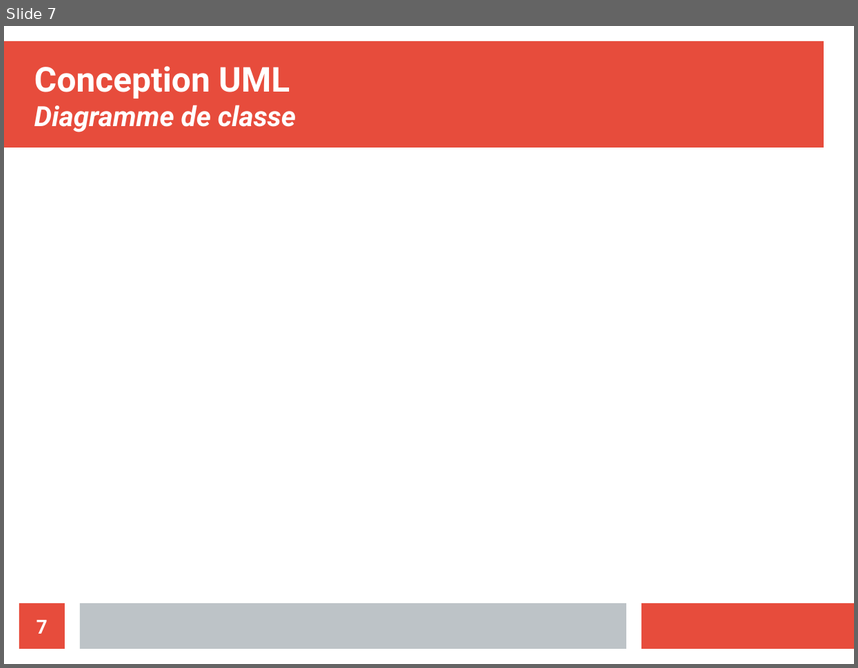
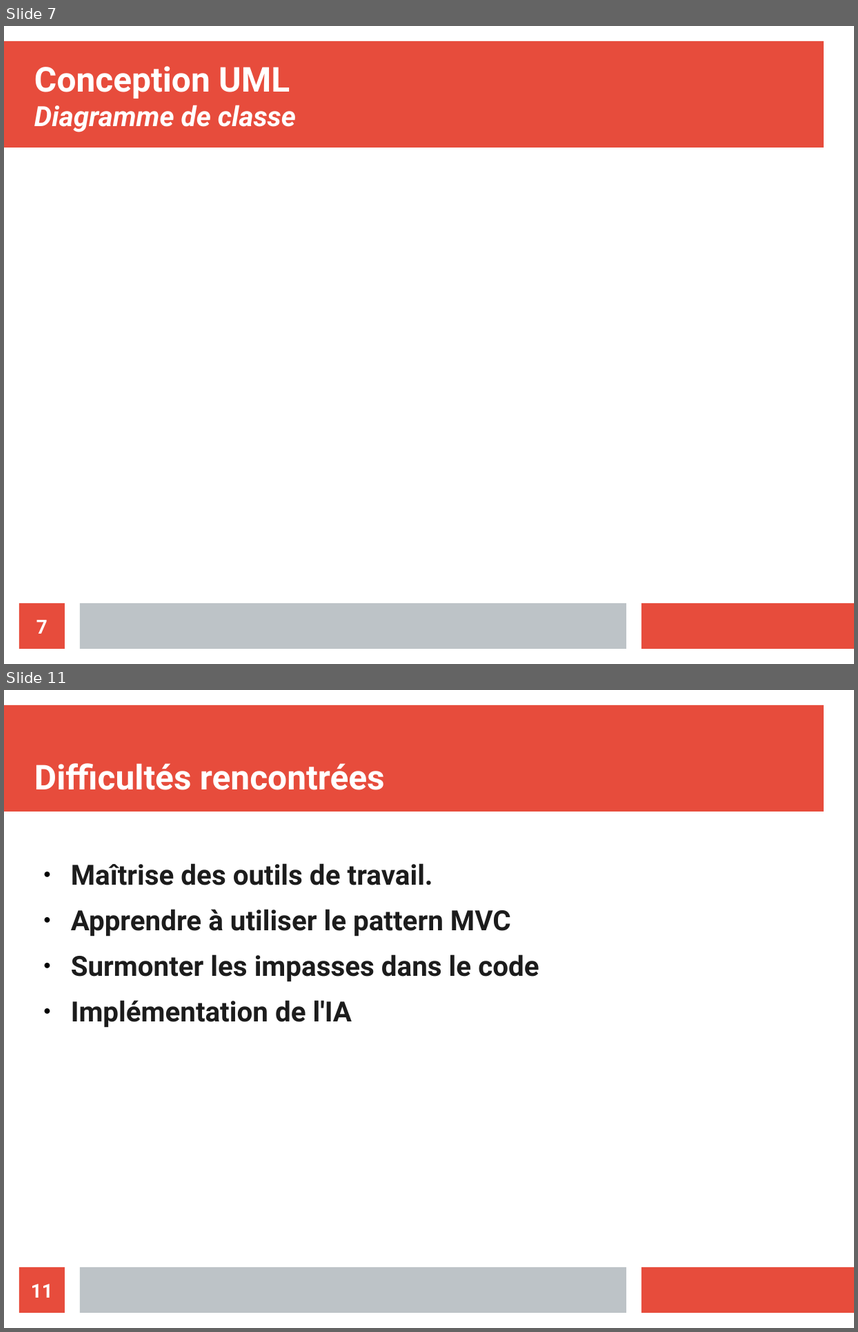
Before and after one commit to CravateRouge/JeVaisLeFaire, a slide deck: presBatailleNavale.odp. Shown one above the other, each under a label of ours: slide 7 before the commit, slides 7 and 11 after it; the slides between them are not shown. The pictures are 858x668 and 858x1332 pixels, drawn with LibreOffice and Linux fonts; fonts in the diff are those of the drawing. Boxes give left, top, right and bottom in pixels: in the first picture for what was removed or moved away, otherwise in the second. Text is boxed around its words. In the diff, an @@ line names an element or a change of style, - is before the commit and + after.

```diff
--- a/presBatailleNavale.odp
+++ b/presBatailleNavale.odp
@@ slide 11 added at [4,690,854,1328], background #FFFFFF; not listed: 3 template elements that a slide beside it also shows @@
@@ title added at [34,763,385,790], 32 pt, text #FFFFFF, bold @@
+Difficultés rencontrées
@@ text added at [71,863,539,1027], 26 pt, text #1C1C1C, bold @@
+● Maîtrise des outils de travail.
+● Apprendre à utiliser le pattern MVC
+● Surmonter les impasses dans le code
+● Implémentation de l'IA
@@ page number added at [19,1267,65,1312], fill #E74C3C, 18 pt, text #FFFFFF, bold @@
+11
```
Also in this commit, not shown: 1 slide changed, 3 other slides added, 2 slides removed, 1 other file.
